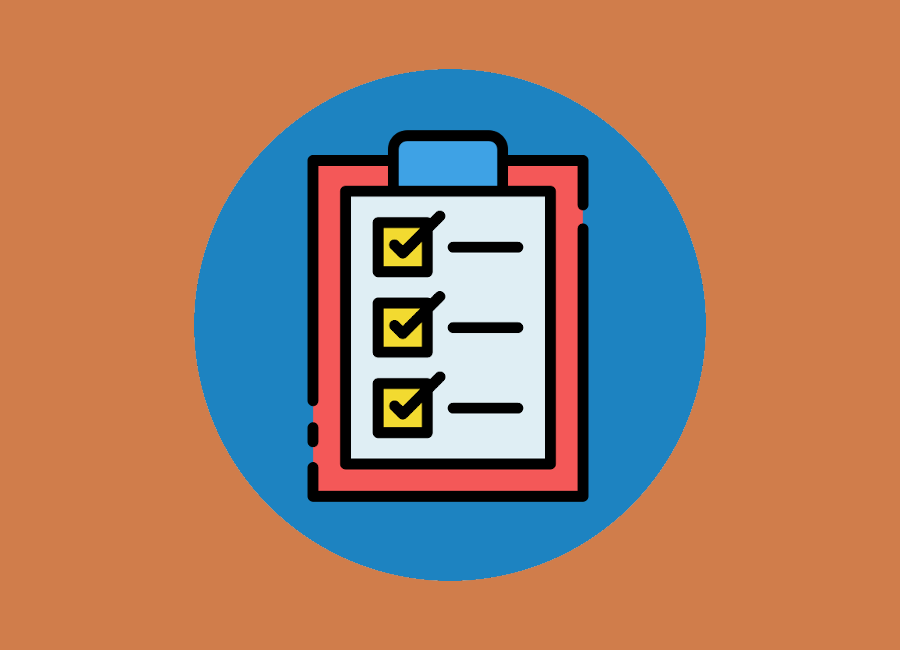
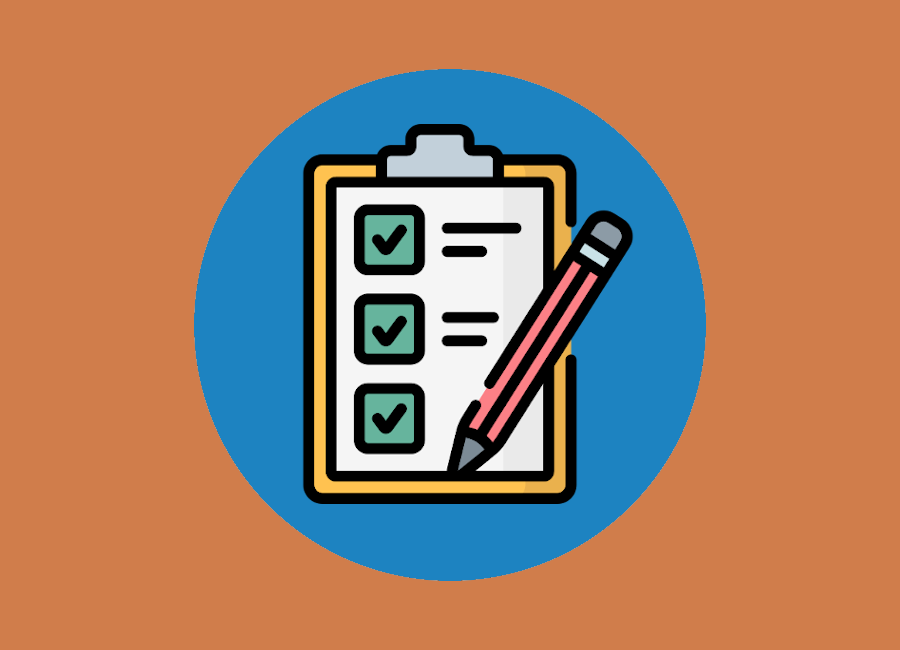
Comparing the layer stacks of the two 900 × 650 images. Changes:
hid "checklist.png", painted on it over [307, 130, 589, 502]
added layer "checklist (1).png" above "Pasted Layer" over [302, 124, 634, 504]
